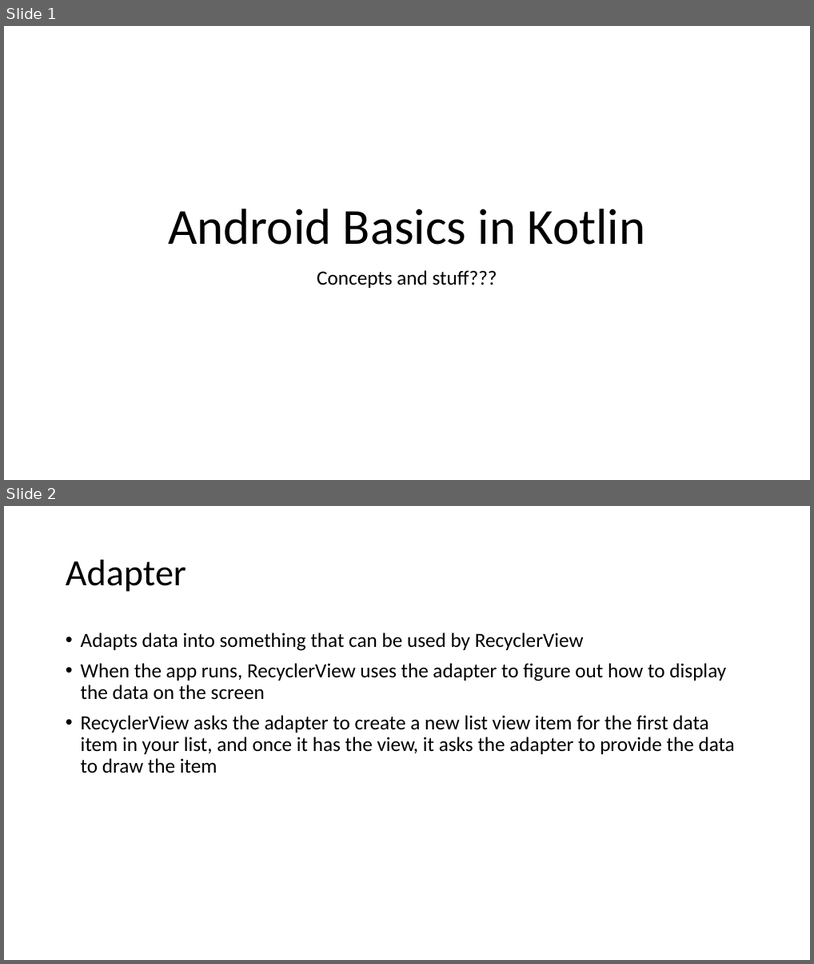
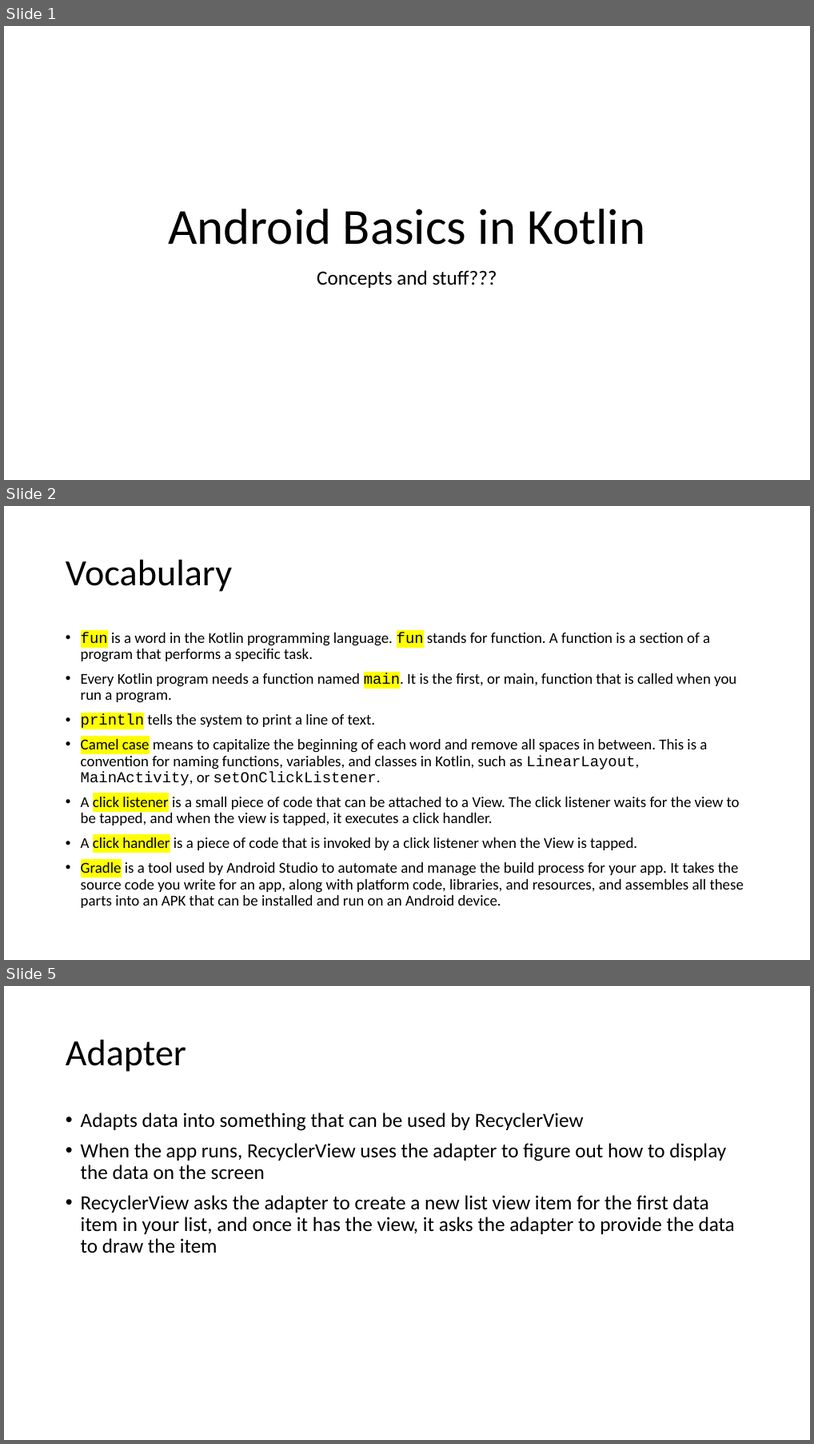
Before and after one commit to joellecorliss/Associate-Android-Developer, a slide deck: Android Basics in Kotlin.pptx. Shown one above the other, each under a label of ours: slides 1 and 2 before the commit, slides 1, 2 and 5 after it; the slides between them are not shown. The pictures are 814x964 and 814x1444 pixels, drawn with LibreOffice and Linux fonts; fonts in the diff are those of the drawing. Boxes give left, top, right and bottom in pixels: in the first picture for what was removed or moved away, otherwise in the second. Text is boxed around its words. In the diff, an @@ line names an element or a change of style, - is before the commit and + after.

```diff
--- a/Android Basics in Kotlin.pptx
+++ b/Android Basics in Kotlin.pptx
@@ slide 2 added at bbox=[4, 506, 810, 960], background #FFFFFF @@
@@ title added at bbox=[66, 560, 232, 592], 44 pt, text #000000 @@
+Vocabulary
@@ text added at bbox=[81, 632, 744, 908], 18 pt, text #000000 @@
+• fun is a word in the Kotlin programming language. fun stands for function. A function is a section of a program that performs a specific task.
+• Every Kotlin program needs a function named main. It is the first, or main, function that is called when you run a program.
+• println tells the system to print a line of text.
+• Camel case means to capitalize the beginning of each word and remove all spaces in between. This is a convention for naming functions, variables, and classes in Kotlin, such as LinearLayout, MainActivity, or setOnClickListener.
+• A click listener is a small piece of code that can be attached to a View. The click listener waits for the view to be tapped, and when the view is tapped, it executes a click handler.
+• A click handler is a piece of code that is invoked by a click listener when the View is tapped.
+• Gradle is a tool used by Android Studio to automate and manage the build process for your app. It takes the source code you write for an app, along with platform code, libraries, and resources, and assembles all these parts into an APK that can be installed and run on an Android device.
@@ what was slide 2 is now slide 5 @@
```
Also in this commit, not shown: 1 slide changed, 2 other slides added.
